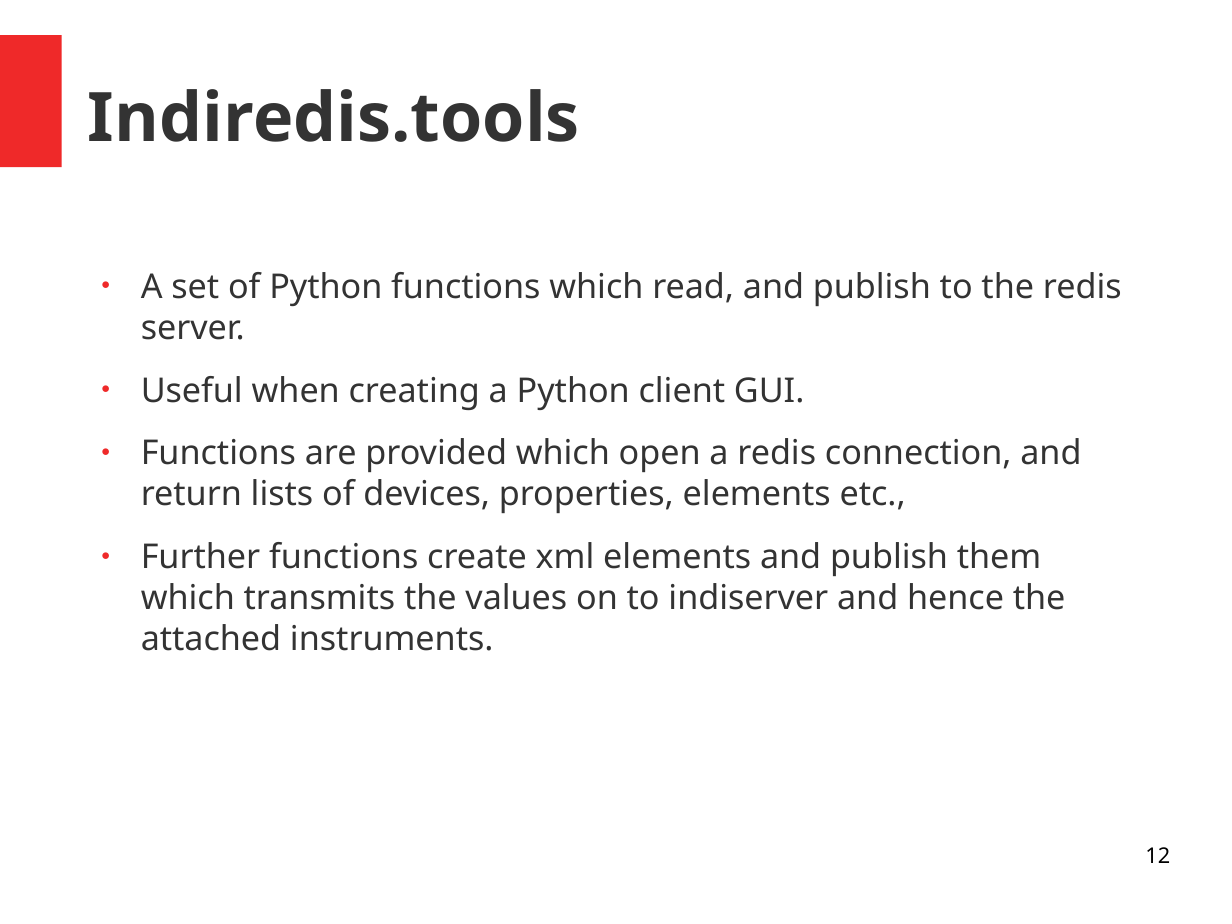
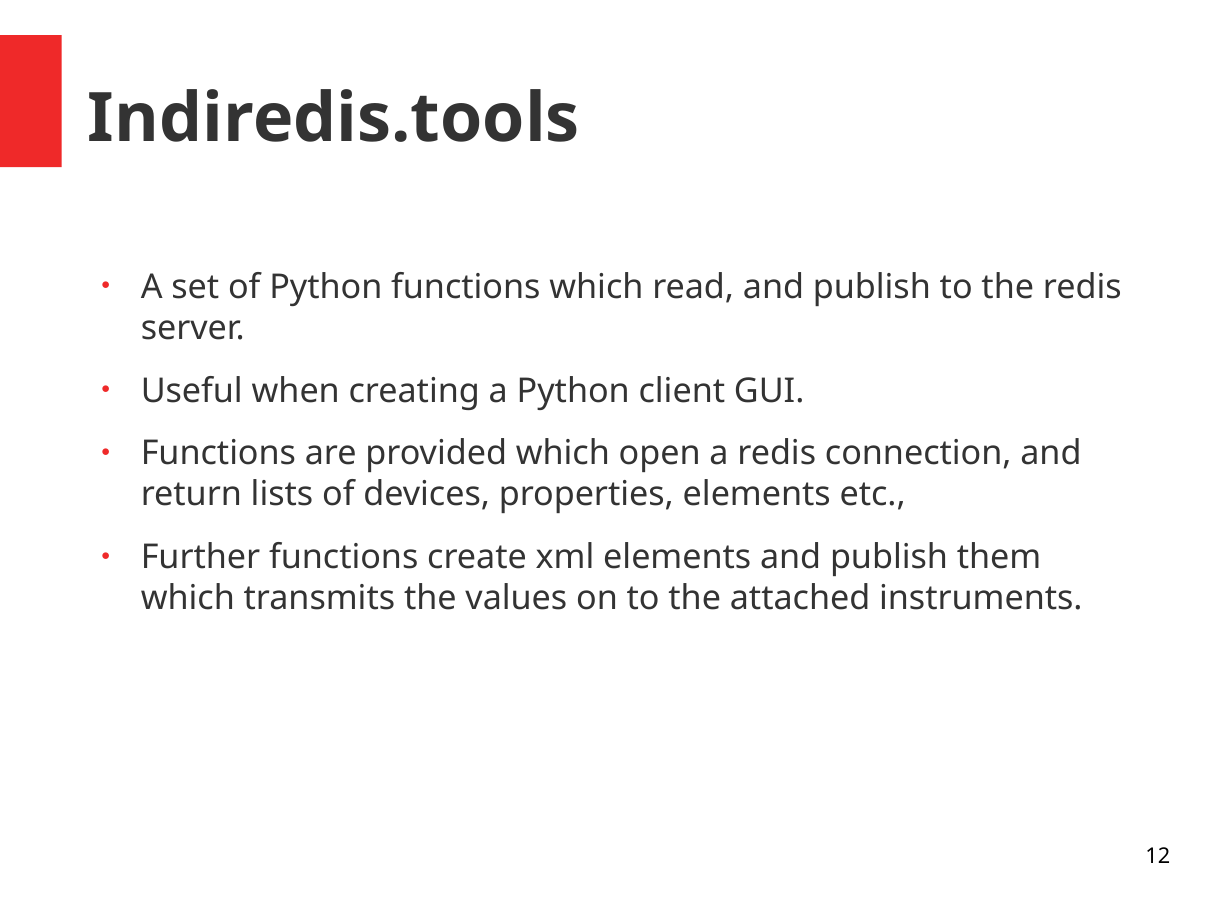
Before and after one commit to bernie-skipole/indi, a slide deck: slide 12 of indislides.odp. Drawn at 1232x924 pixels with LibreOffice and Linux fonts; fonts in the diff are those of the drawing. Boxes give left, top, right and bottom in pixels: in the first picture for what was removed or moved away, otherwise in the second. Text is boxed around its words. In the diff, an @@ line names an element or a change of style, - is before the commit and + after.

```diff
--- a/indislides.odp
+++ b/indislides.odp
@@ text at <box>141,542,1083,610</box>: text changed @@
-● Further functions create xml elements and publish them which transmits the values on to indiserver and hence the attached instruments.
+● Further functions create xml elements and publish them which transmits the values on to the attached instruments.
```
Also in this commit, not shown: 7 other slides changed, 1 slide added, 1 slide removed, 9 other files.
